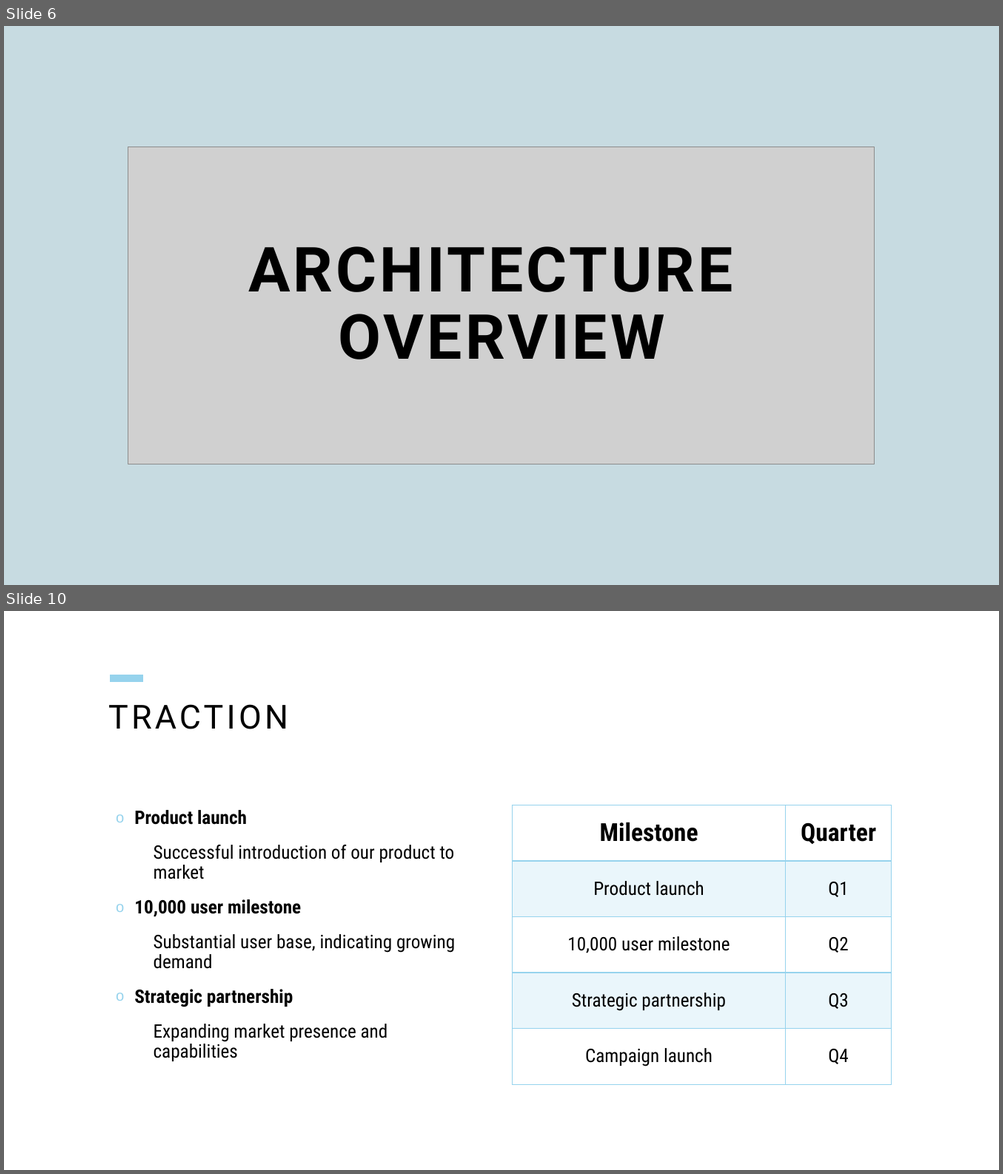
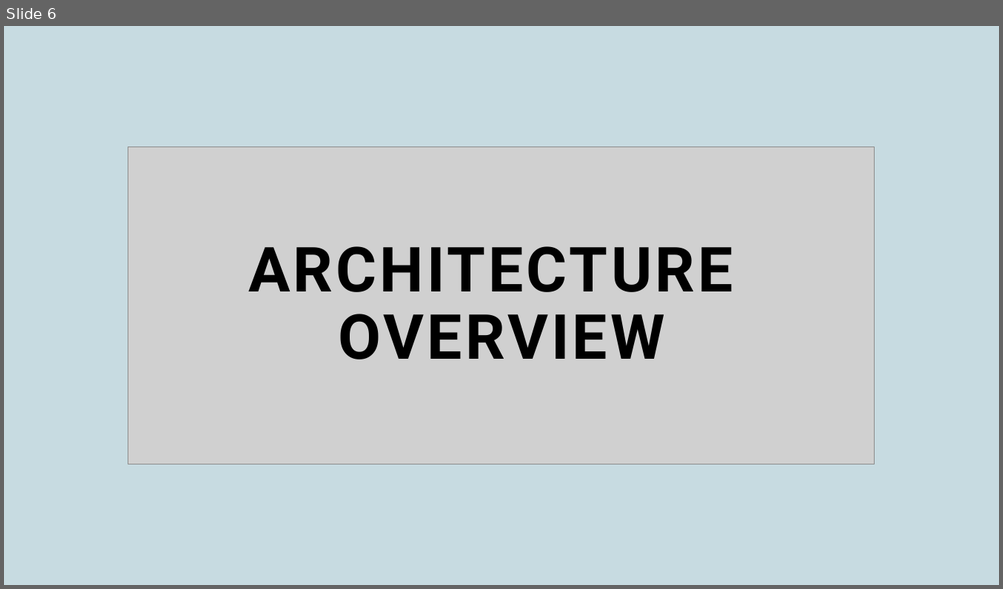
Before and after one commit to aishks14/scientific-calc-project-2, a slide deck: scientific-calculator-project-2.pptx. Shown one above the other, each under a label of ours: slides 6 and 10 before the commit, slide 6 after it; the slides between them are not shown. The pictures are 1003x1174 and 1003x589 pixels, drawn with LibreOffice and Linux fonts; fonts in the diff are those of the drawing; grey boxes stand for pictures. Boxes give left, top, right and bottom in pixels: in the first picture for what was removed or moved away, otherwise in the second. Text is boxed around its words. In the diff, an @@ line names an element or a change of style, - is before the commit and + after.

```diff
--- a/scientific-calculator-project-2.pptx
+++ b/scientific-calculator-project-2.pptx
@@ slide 10 removed at bbox=[4, 611, 999, 1170], background #FFFFFF @@
@@ line removed from (110, 678) to (144, 678) @@
@@ title removed at bbox=[108, 704, 288, 729] @@
-TRACTION
@@ text removed at bbox=[134, 810, 455, 1062] @@
-o Product launch
-  Successful introduction of our product to market
-o 10,000 user milestone
-  Substantial user base, indicating growing demand
-o Strategic partnership
-  Expanding market presence and capabilities
@@ table removed at bbox=[512, 805, 891, 1085], 5 rows, 2 columns @@
-Milestone | Quarter
-Product launch | Q1
-10,000 user milestone | Q2
-Strategic partnership | Q3
-Campaign launch | Q4
```
Also in this commit, not shown: 6 slides changed, 6 slides added, 5 other slides removed.
